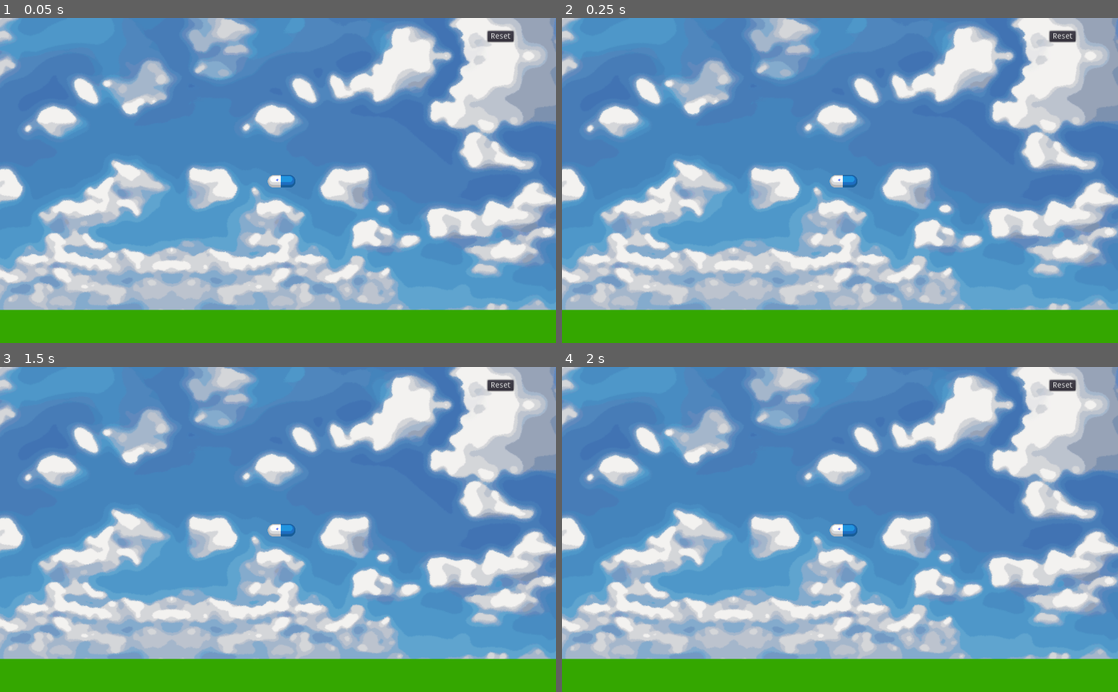
Above: before the commit, frames 1-4 (two rows, left to right).
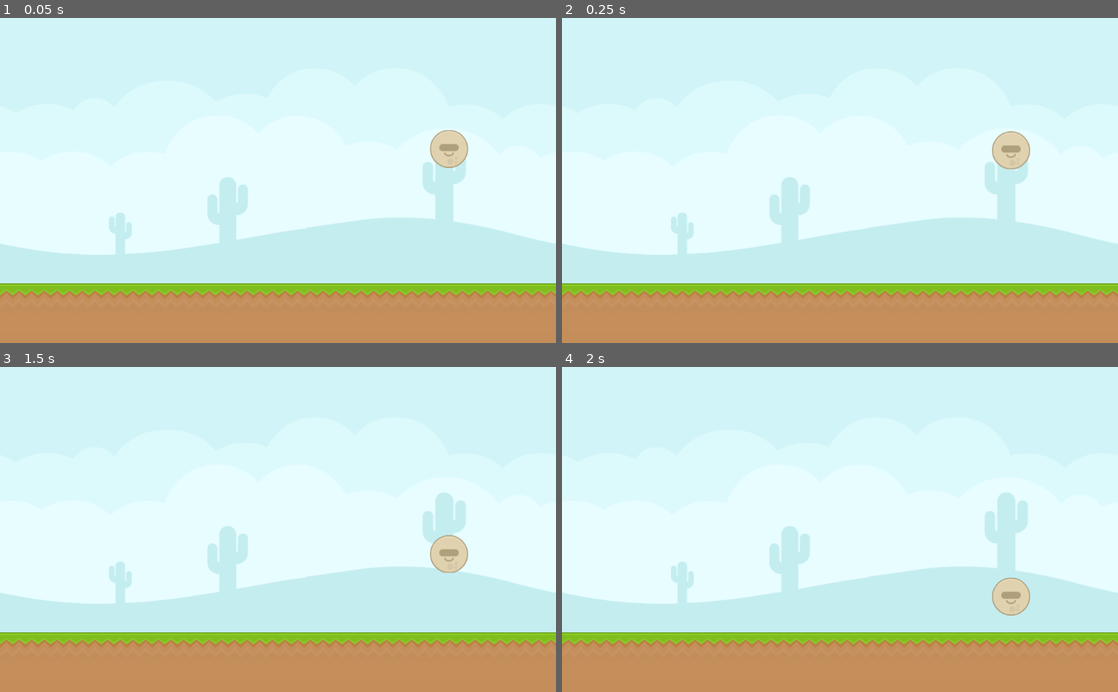
Above: after the commit, the same moments.

Repository: kleimaj/slingshot
Game: Godot game, scene res://Scenes/Level.tscn
Same seed, same stepped clock (60 frames per second), same inputs: the game is played once before the commit and once after it. Before the commit the project starts from res://Scenes/Slingshot.tscn.
Inputs (mouse positions are in pixels of both pictures, inside the frame that each line leads up to):
- Up to frame 1 (0.05 s): no input
- Up to frame 2 (0.25 s): no input
- Up to frame 3 (1.5 s): drag from (283, 529) to (333, 458) at 0.52 s; click (500, 386) at 1.25 s, where only the run before the commit has a clickable "Reset"
- Up to frame 4 (2 s): no input

The runs differ from the first frame. In frame 1, 93% of the frame differs, in the area x 0-100%, y 0-100%; in frame 2, 93%; in frame 3, 93%; in frame 4, 93%.

Commit message:
adds collision to tilemap

Diff:
--- a/Scenes/Level.tscn
+++ b/Scenes/Level.tscn
@@ -1,9 +1,13 @@
-[gd_scene load_steps=6 format=2]
+[gd_scene load_steps=9 format=2]
 
 [ext_resource path="res://GFX/kenney_physicsAssets_v2/Spritesheet/spritesheet_tiles.png" type="Texture" id=1]
 [ext_resource path="res://GFX/kenney_physicsAssets_v2/PNG/Backgrounds/blue_desert.png" type="Texture" id=2]
 [ext_resource path="res://GFX/terrain2.png" type="Texture" id=3]
 [ext_resource path="res://GFX/terrain-cover.png" type="Texture" id=4]
+[ext_resource path="res://GFX/kenney_physicsAssets_v2/PNG/Aliens/alienBeige_round.png" type="Texture" id=5]
+
+[sub_resource type="ConvexPolygonShape2D" id=3]
+points = PoolVector2Array( 0, 0, 70, 0, 70, 70, 0, 70 )
 
 [sub_resource type="TileSet" id=1]
 0/name = "terrain"
@@ -16,9 +20,16 @@
 0/navigation_offset = Vector2( 0, 0 )
 0/shape_offset = Vector2( 0, 0 )
 0/shape_transform = Transform2D( 1, 0, 0, 1, 0, 0 )
+0/shape = SubResource( 3 )
 0/shape_one_way = false
-0/shape_one_way_margin = 0.0
-0/shapes = [  ]
+0/shape_one_way_margin = 1.0
+0/shapes = [ {
+"autotile_coord": Vector2( 0, 0 ),
+"one_way": false,
+"one_way_margin": 1.0,
+"shape": SubResource( 3 ),
+"shape_transform": Transform2D( 1, 0, 0, 1, 0, 0 )
+} ]
 0/z_index = 0
 1/name = "cactus"
 1/texture = ExtResource( 1 )
@@ -63,6 +74,9 @@
 3/shapes = [  ]
 3/z_index = 0
 
+[sub_resource type="CircleShape2D" id=2]
+radius = 35.0
+
 [node name="Level" type="Node"]
 
 [node name="Background" type="Sprite" parent="."]
@@ -85,3 +99,15 @@
 position = Vector2( 560.005, 549.233 )
 scale = Vector2( 17.492, 1 )
 texture = ExtResource( 4 )
+
+[node name="RigidBody2D" type="RigidBody2D" parent="."]
+position = Vector2( 827.001, 241.581 )
+__meta__ = {
+"_edit_group_": true
+}
+
+[node name="CollisionShape2D" type="CollisionShape2D" parent="RigidBody2D"]
+shape = SubResource( 2 )
+
+[node name="Sprite" type="Sprite" parent="RigidBody2D"]
+texture = ExtResource( 5 )
--- a/Scenes/Slingshot.tscn
+++ b/Scenes/Slingshot.tscn
@@ -1,9 +1,8 @@
-[gd_scene load_steps=7 format=2]
+[gd_scene load_steps=6 format=2]
 
 [ext_resource path="res://Scripts/Slingshot.gd" type="Script" id=1]
 [ext_resource path="res://Scripts/Projectile.gd" type="Script" id=2]
 [ext_resource path="res://Sprites/pill_1.png" type="Texture" id=3]
-[ext_resource path="res://Sprites/clouds.png" type="Texture" id=4]
 
 [sub_resource type="CapsuleShape2D" id=1]
 radius = 61.1049
@@ -65,14 +64,7 @@
 "_edit_use_anchors_": false
 }
 
-[node name="Environment" type="Node2D" parent="."]
-
-[node name="Sky" type="Sprite" parent="Environment"]
-position = Vector2( 922.824, -294.923 )
-z_index = -1
-texture = ExtResource( 4 )
-
-[node name="Floor" type="ColorRect" parent="Environment"]
+[node name="Floor" type="ColorRect" parent="."]
 margin_left = -660.0
 margin_top = 174.0
 margin_right = 2534.0
@@ -82,18 +74,10 @@
 "_edit_use_anchors_": false
 }
 
-[node name="StaticBody2D" type="StaticBody2D" parent="Environment/Floor"]
+[node name="StaticBody2D" type="StaticBody2D" parent="Floor"]
 
-[node name="CollisionShape2D" type="CollisionShape2D" parent="Environment/Floor/StaticBody2D"]
+[node name="CollisionShape2D" type="CollisionShape2D" parent="Floor/StaticBody2D"]
 position = Vector2( 1599.29, 16.2422 )
 shape = SubResource( 2 )
-
-[node name="Wall" type="ColorRect" parent="Environment"]
-visible = false
-margin_right = 40.0
-margin_bottom = 40.0
-__meta__ = {
-"_edit_use_anchors_": false
-}
 [connection signal="released" from="Projectile" to="RubberBand" method="_on_Projectile_released"]
 [connection signal="pressed" from="GUI/Button" to="Projectile" method="_on_Button_pressed"]
--- a/project.godot
+++ b/project.godot
@@ -16,7 +16,7 @@
 [application]
 
 config/name="Slingshot"
-run/main_scene="res://Scenes/Slingshot.tscn"
+run/main_scene="res://Scenes/Level.tscn"
 config/icon="res://icon.png"
 
 [rendering]
